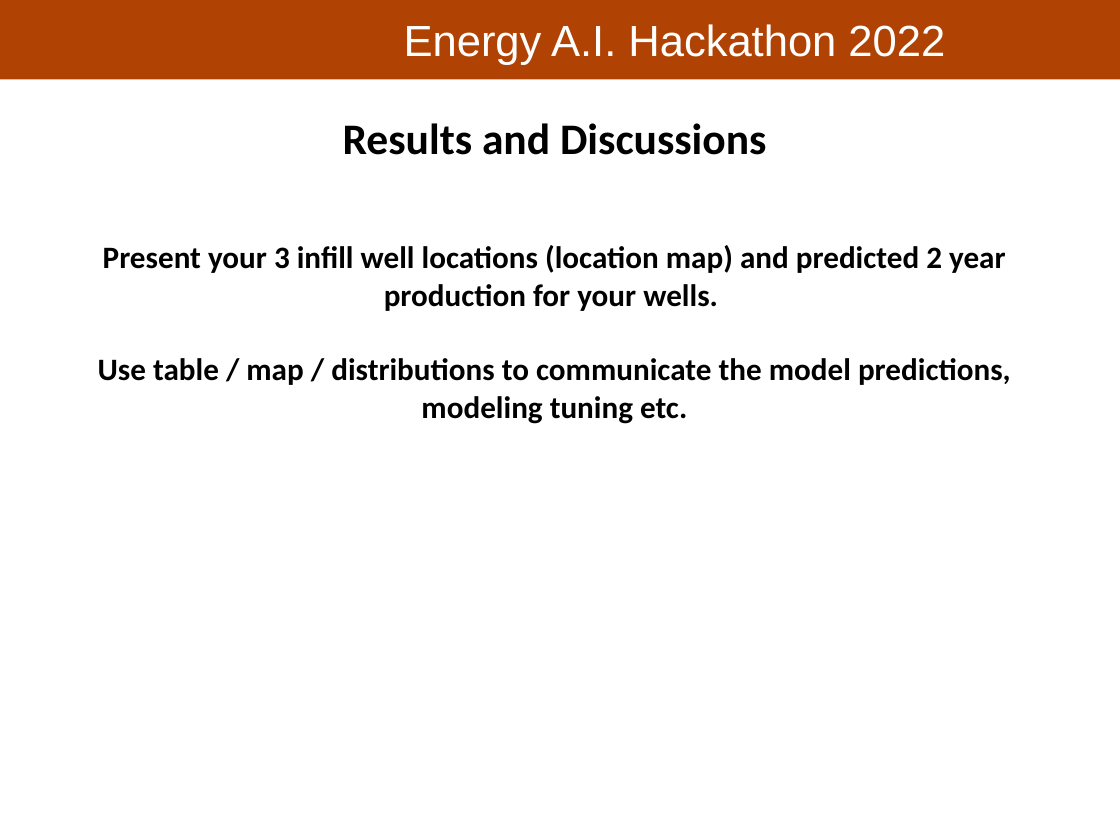
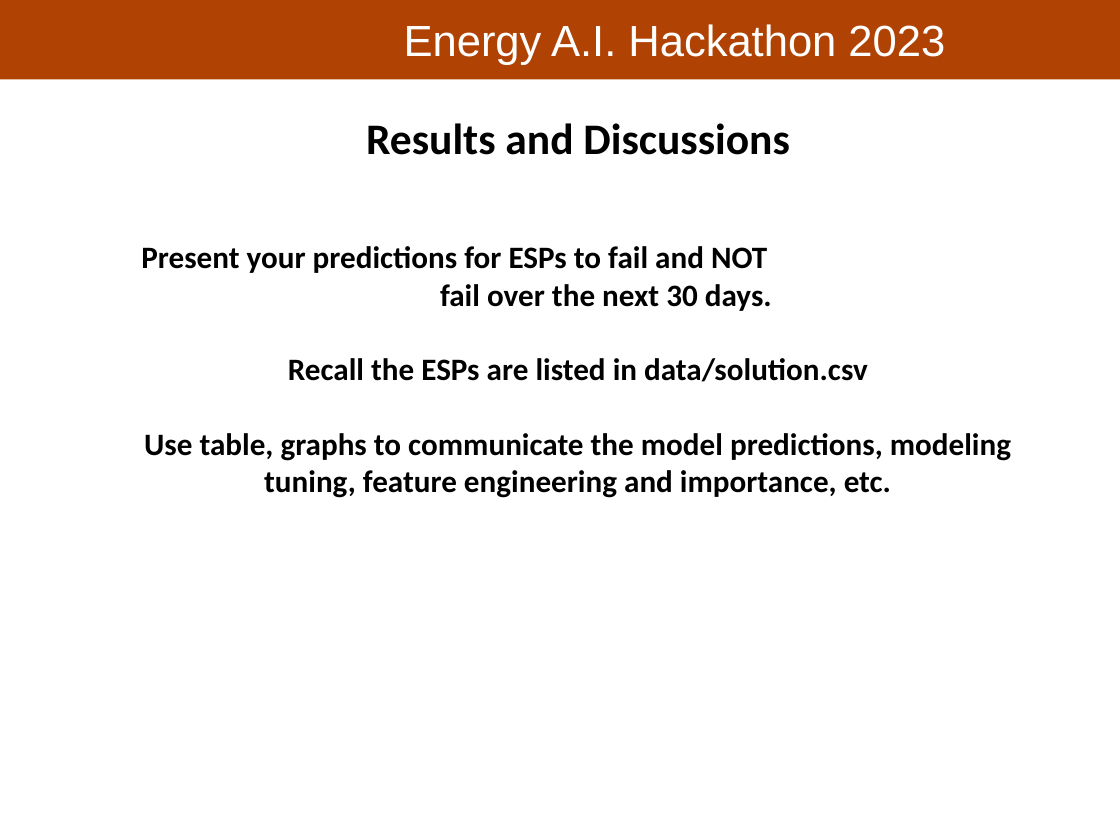
Before and after one commit to PGEHackathon/resources, a slide deck: slide 5 of Hackathon_PresentationTemplate.pptx. Drawn at 1120x840 pixels with LibreOffice and Linux fonts; fonts in the diff are those of the drawing; background and template pictures are left out. Boxes give left, top, right and bottom in pixels: in the first picture for what was removed or moved away, otherwise in the second. Text is boxed around its words. In the diff, an @@ line names an element or a change of style, - is before the commit and + after.

```diff
--- a/Hackathon_PresentationTemplate.pptx
+++ b/Hackathon_PresentationTemplate.pptx
@@ text at <box>404,24,945,65</box>: text changed @@
-Energy A.I. Hackathon 2022
+Energy A.I. Hackathon 2023
@@ text "Results and Discussions": place and size @@
-text "Results and Discussions" at <box>98,123,1011,424</box>
+text "Results and Discussions" at <box>141,123,1011,498</box>
@@ text at <box>141,246,1011,498</box>: text changed @@
-Present your 3 infill well locations (location map) and predicted 2 year production for your wells.
-Use table / map / distributions to communicate the model predictions, modeling tuning etc.
+Present your predictions for ESPs to fail and NOT fail over the next 30 days.
+Recall the ESPs are listed in data/solution.csv
+Use table, graphs to communicate the model predictions, modeling tuning, feature engineering and importance, etc.
```
Also in this commit, not shown: 5 other slides changed, 1 other file.
